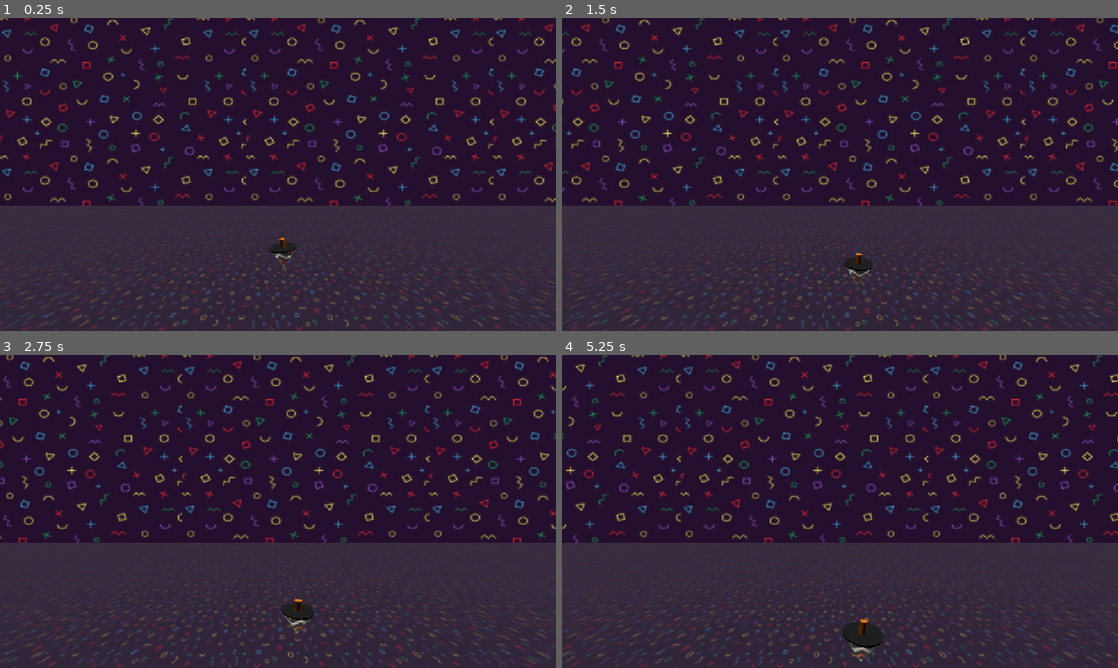
Above: before the commit, frames 1-4 (two rows, left to right).
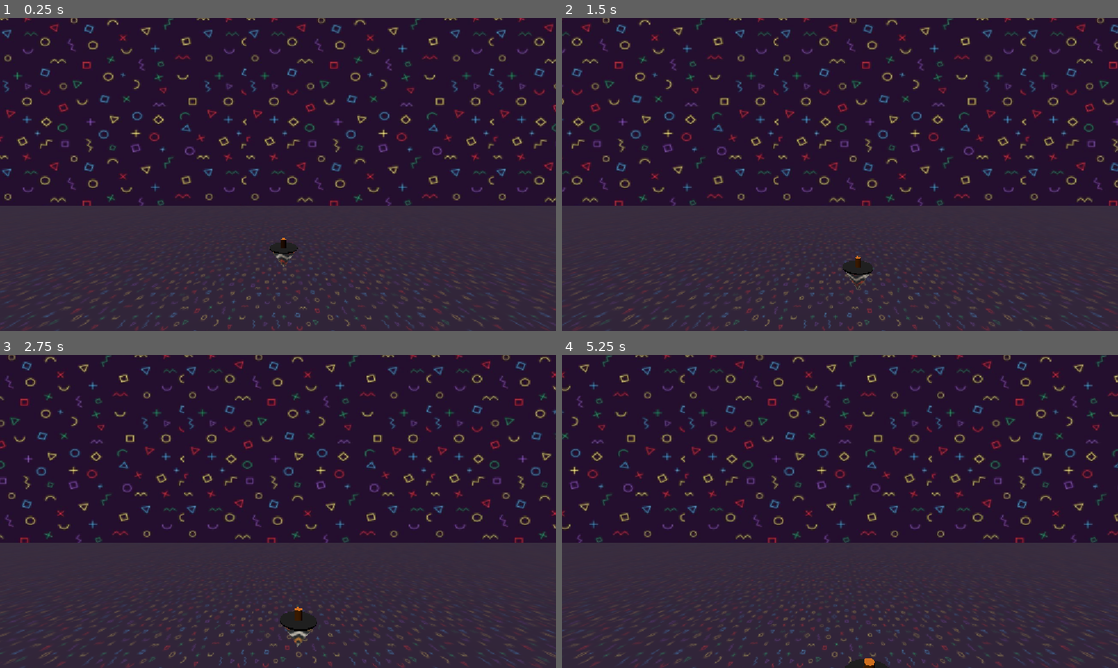
Above: after the commit, the same moments.

Repository: Tal1762/JuniperGameJam
Game: Godot game, scene res://space.tscn
Same seed, same stepped clock (60 frames per second), same inputs: the game is played once before the commit and once after it.
Inputs:
- Up to frame 1 (0.25 s): no input
- Up to frame 2 (1.5 s): no input
- Up to frame 3 (2.75 s): no input
- Up to frame 4 (5.25 s): no input

The runs differ from the first frame. In frame 1, 0.2% of the frame differs, in the area x 28-74%, y 70-100%; in frame 2, 3.0%; in frame 3, 9.4%; in frame 4, 12%, in the area x 0-100%, y 0-100%.

Commit message:
Testing params

Diff:
--- a/top.gd
+++ b/top.gd
@@ -5,7 +5,8 @@
 
 # Called when the node enters the scene tree for the first time.
 func _ready() -> void:
-	body.add_constant_force(Vector3(10, 0, 0))
+
+	add_constant_force(Vector3(10, 0 ,0))
 	body.apply_torque(Vector3(0, 10000, 0))
 
 
@@ -16,7 +17,7 @@
 
 func _physics_process(delta: float) -> void:
 	#pass
-	#body.apply_torque(Vector3(0, 100, 0))
+	body.apply_torque(Vector3(0, 100, 0))
 	gyroscopic_forces()
 
 func gyroscopic_forces() -> void:
